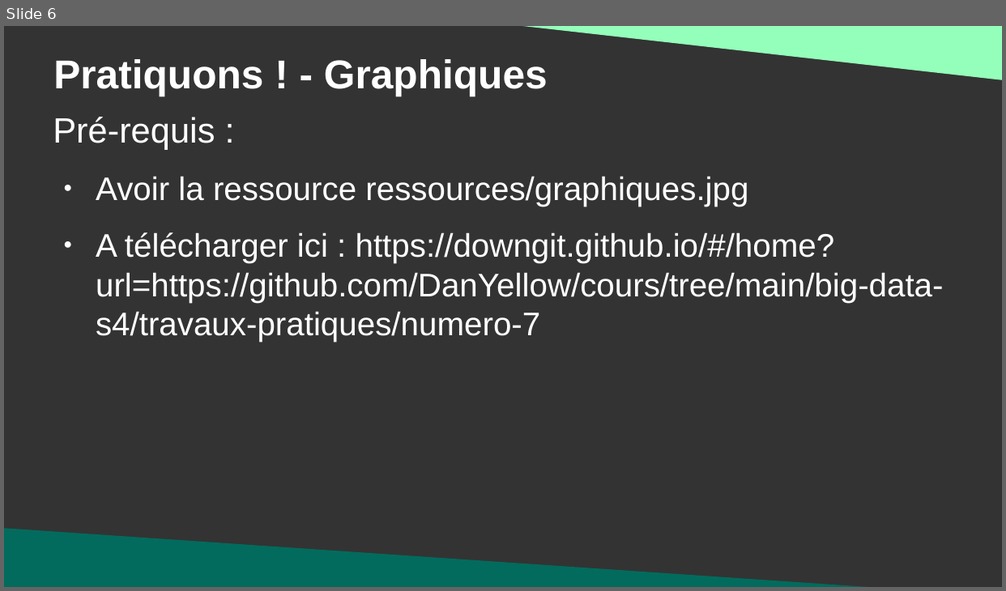
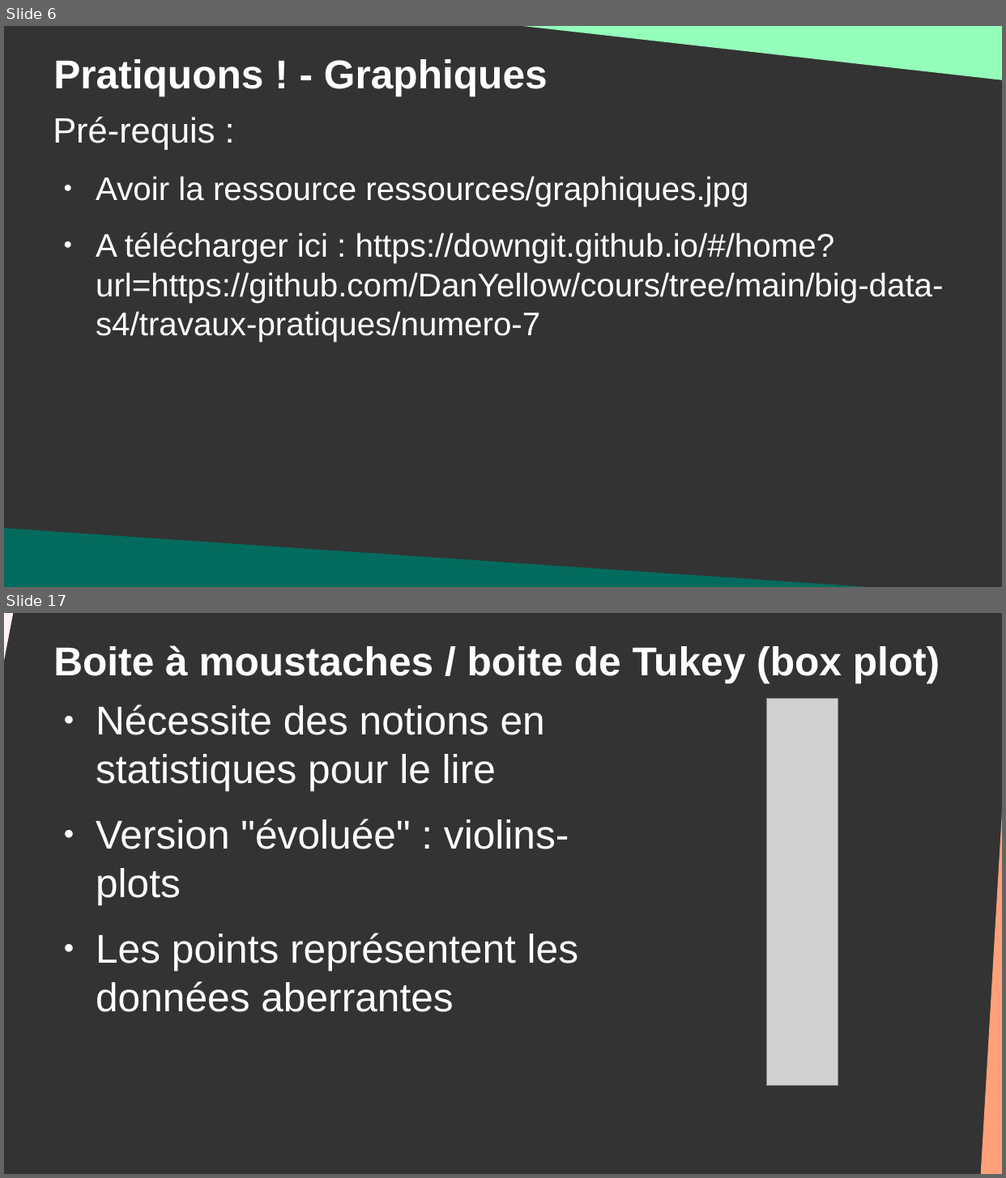
Before and after one commit to DanYellow/cours, a slide deck: big-data-s4/travaux-pratiques/numero-7/presentation.odp. Shown one above the other, each under a label of ours: slide 6 before the commit, slides 6 and 17 after it; the slides between them are not shown. The pictures are 1006x591 and 1006x1178 pixels, drawn with LibreOffice and Linux fonts; fonts in the diff are those of the drawing; grey boxes stand for pictures. Boxes give left, top, right and bottom in pixels: in the first picture for what was removed or moved away, otherwise in the second. Text is boxed around its words. In the diff, an @@ line names an element or a change of style, - is before the commit and + after.

```diff
--- a/big-data-s4/travaux-pratiques/numero-7/presentation.odp
+++ b/big-data-s4/travaux-pratiques/numero-7/presentation.odp
@@ slide 17 added at bbox=[4, 613, 1002, 1174], background #333333 @@
@@ right triangle added at bbox=[4, 613, 26, 693], fill #FFF0F5 @@
@@ title added at bbox=[53, 645, 940, 683], 32 pt, text #FFFFFF, bold @@
+Boite à moustaches / boite de Tukey (box plot)
@@ text added at bbox=[96, 705, 578, 1012], 32 pt, text #FFFFFF @@
+● Nécessite des notions en statistiques pour le lire
+● Version "évoluée" : violins-plots
+● Les points représentent les données aberrantes
@@ picture added at bbox=[767, 698, 839, 1086] @@
@@ right triangle added at bbox=[981, 787, 1002, 1174], fill #FFA07A @@
```
Also in this commit, not shown: 26 slides changed, 1 other slide added, 1 slide removed, 4 other files.
